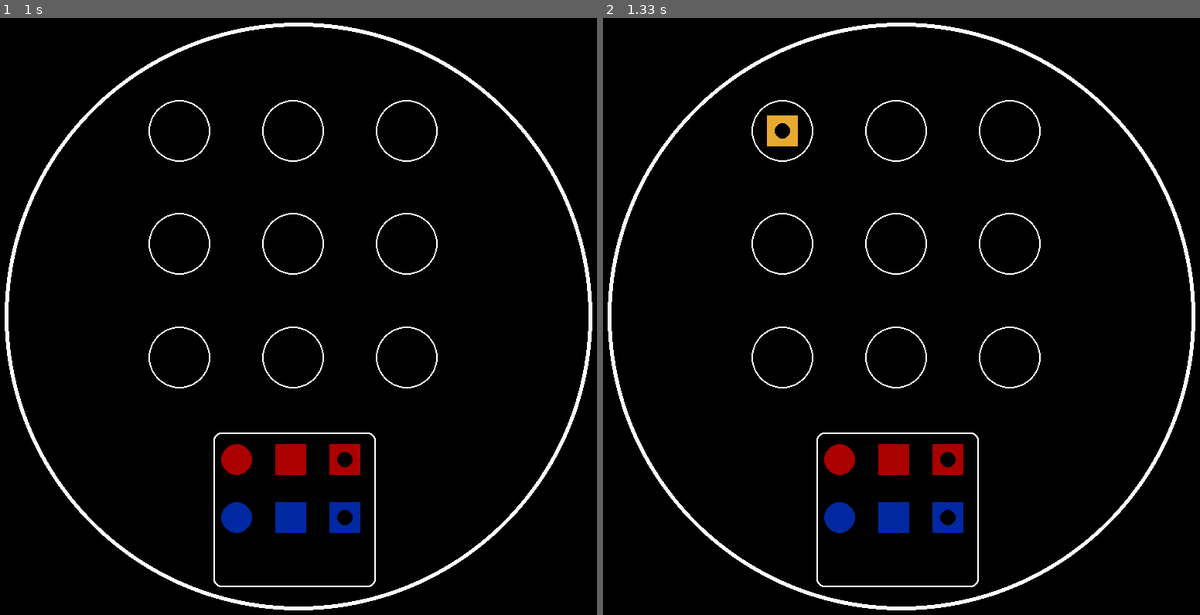
Above: before the commit, frames 1-2 (left to right).
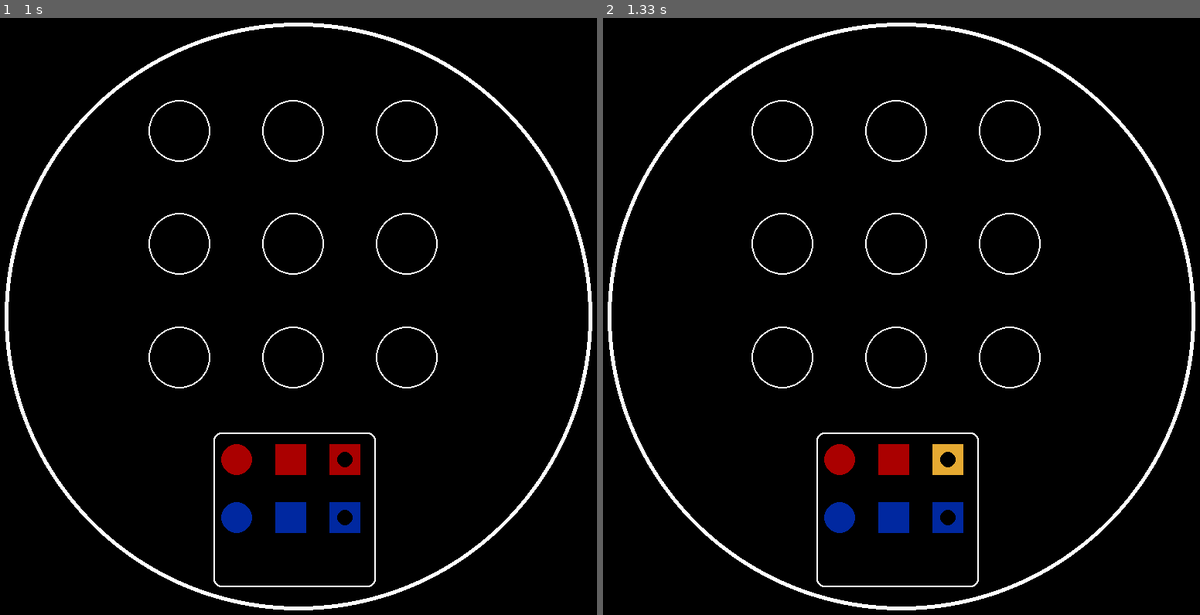
Above: after the commit, the same moments.

Repository: Jakub93-vim/PyGame
Game: pygame game, started from Quarto Game.py
Same seed, same stepped clock (60 frames per second), same inputs: the game is played once before the commit and once after it.
Inputs (mouse positions are in pixels of both pictures, inside the frame that each line leads up to):
- Up to frame 1 (1 s): move the mouse to (358, 453) at 0.83 s
- Up to frame 2 (1.33 s): click (961, 453) at 1 s

Frame 1 is identical in both runs. In frame 2, 0.4% of the frame differs, in the area x 27-61%, y 16-77%.

Commit message:
Selection ang moving tokens

Diff:
--- a/Quarto Game.py
+++ b/Quarto Game.py
@@ -71,6 +71,10 @@
             selected = True
 
     def move(self):
+
+        mouse_x = pygame.mouse.get_pos()[0]
+        mouse_y = pygame.mouse.get_pos()[1]
+
         self.position = (positionDict['A1'][0], positionDict['A1'][1])
         print(positionDict)
 
@@ -119,7 +123,6 @@
     listCount = 0
     for letter in letterPosition:
         for number in numberPosition:
-            print(positionDict)
             positionDict[letter + number] = listOfPosition[listCount]
             listCount += 1
 
@@ -144,7 +147,9 @@
             for x in tokens:
                 if x.mouseAboveToken(x):
                     x.select()
-                    x.move()
+                    if pygame.mouse.get_pressed() == (1,0,0):
+
+                        print ('mouse second click')
 
 
         pygame.time.delay(150)
